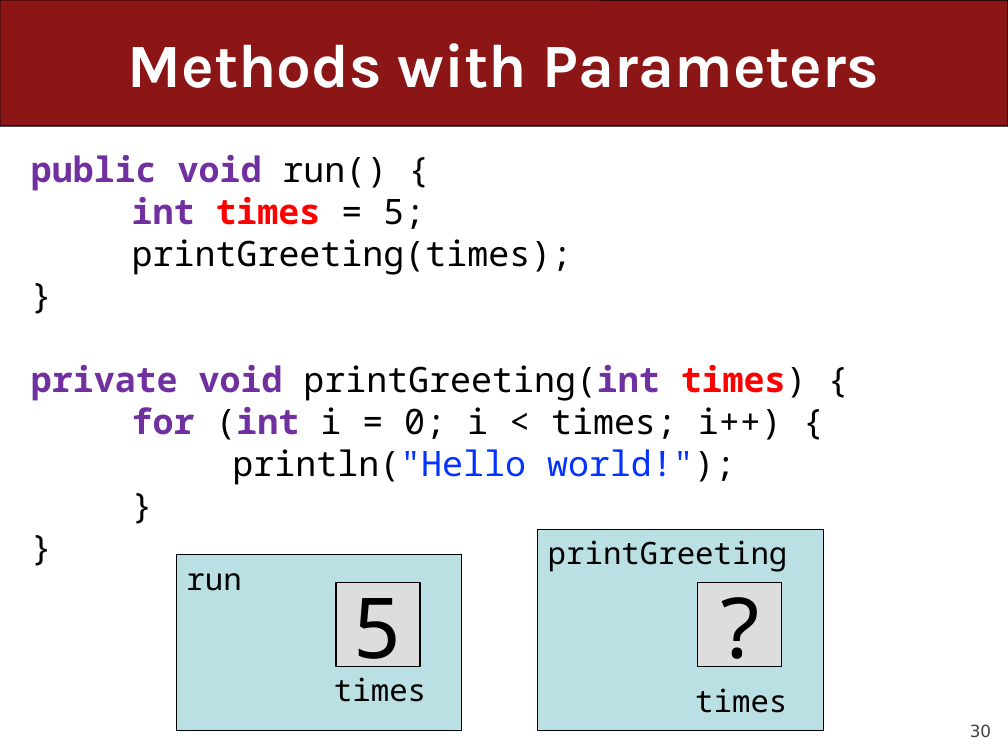
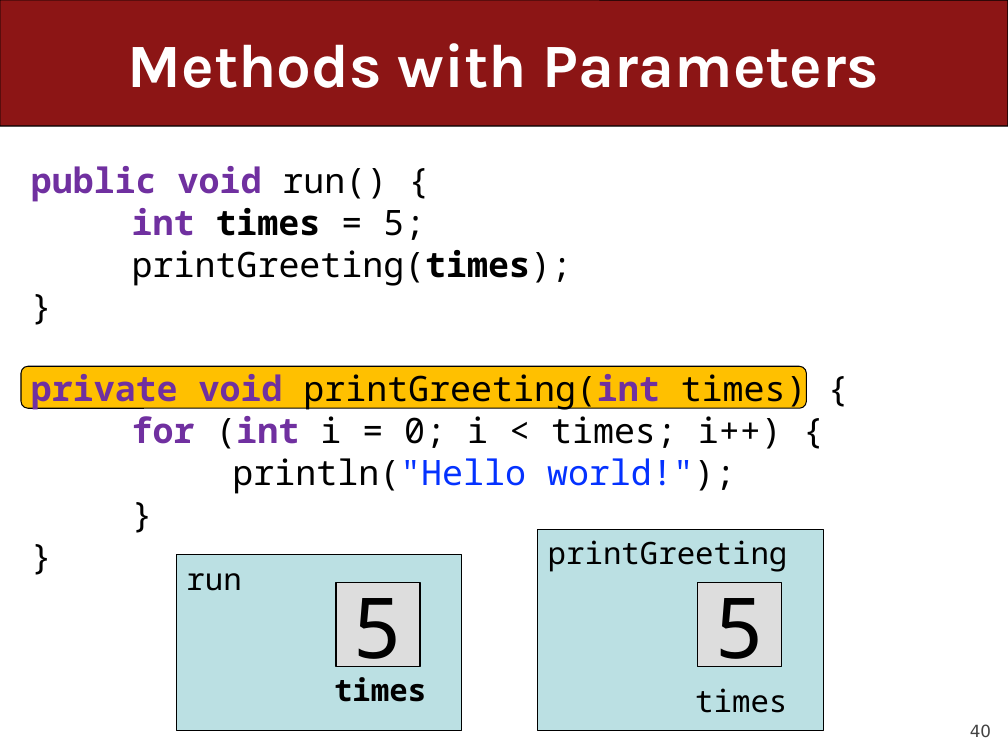
Before and after one commit to ckincaid17/cs106a-summer-2018, a slide deck: slide 40 of WWW/lectures/Lecture7/Lecture7.pptx (slide 30 before the commit). Drawn at 1008x756 pixels with LibreOffice and Linux fonts; fonts in the diff are those of the drawing. Boxes give left, top, right and bottom in pixels: in the first picture for what was removed or moved away, otherwise in the second. Text is boxed around its words. In the diff, an @@ line names an element or a change of style, - is before the commit and + after.

```diff
--- a/WWW/lectures/Lecture7/Lecture7.pptx
+++ b/WWW/lectures/Lecture7/Lecture7.pptx
@@ text at bbox=[31, 155, 573, 275]: paragraphs removed @@
-public void run() {
-int times = 5;
-printGreeting(times);
-}
@@ text added at bbox=[31, 166, 572, 286], 25 pt, text #000000 @@
+public void run() {
+int times = 5;
+printGreeting(times);
+}
@@ text "private void printGreeting(int times) {": place and size @@
-text "private void printGreeting(int times) {" at bbox=[31, 155, 807, 485]
+text "private void printGreeting(int times) {" at bbox=[31, 368, 807, 494]
@@ rounded rectangle added at bbox=[21, 366, 806, 408], fill #FFC000, outline #000000 0.75 pt @@
@@ text at bbox=[31, 368, 807, 411]: text colour #FF0000 to #000000, bold off in "times)" @@
@@ text in rectangle at bbox=[714, 582, 764, 667]: text changed @@
-?
+5
@@ text in rectangle at bbox=[334, 677, 426, 702]: bold on in "times" @@
@@ page number at bbox=[970, 724, 991, 737]: text changed @@
-30
+40
```
Also in this commit, not shown: 24 other slides changed, 14 slides added, 8 slides removed, 3 other files.
